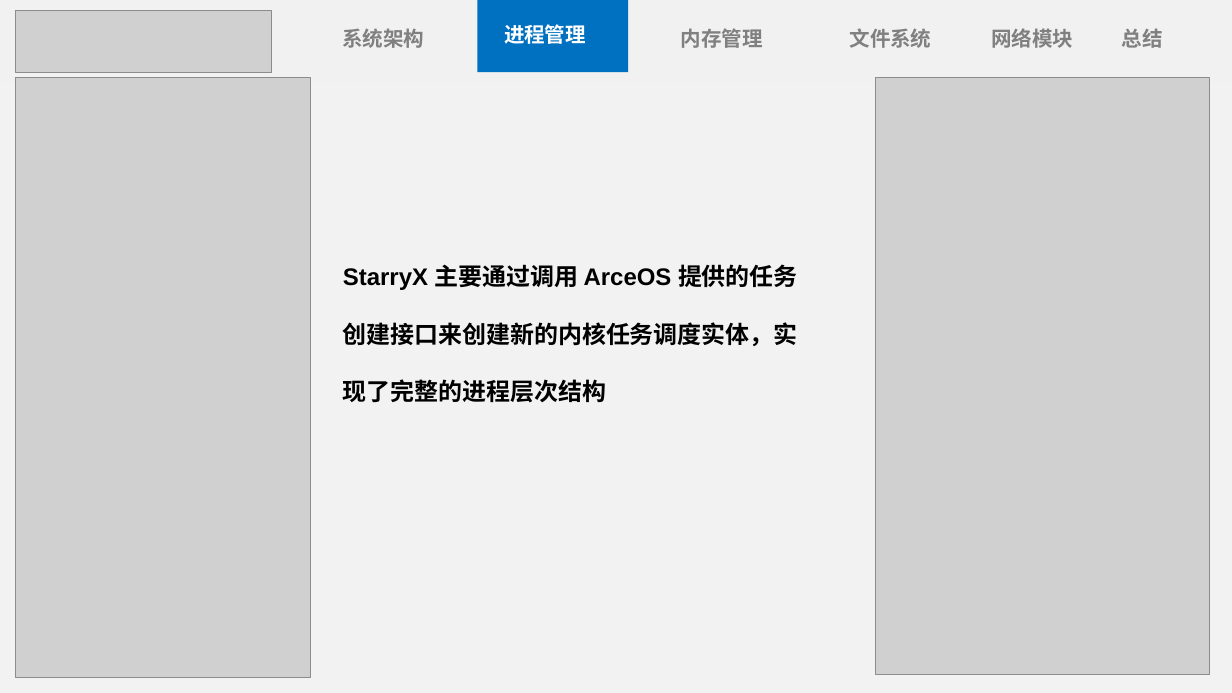
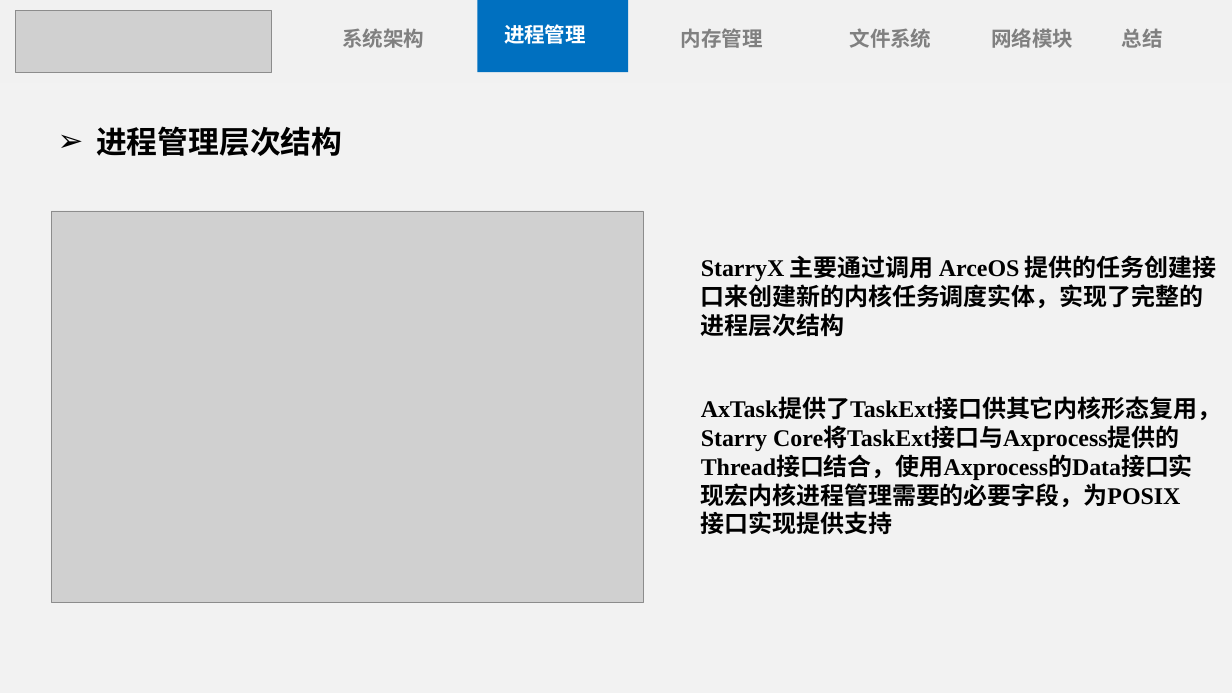
Before and after one commit to Anekoique/StarryX, a slide deck: slide 10 of docs/StarryX.pptx (slide 6 before the commit). Drawn at 1232x693 pixels with LibreOffice and Linux fonts; fonts in the diff are those of the drawing; grey boxes stand for pictures. Boxes give left, top, right and bottom in pixels: in the first picture for what was removed or moved away, otherwise in the second. Text is boxed around its words. In the diff, an @@ line names an element or a change of style, - is before the commit and + after.

```diff
--- a/docs/StarryX.pptx
+++ b/docs/StarryX.pptx
@@ picture removed at (x1=15, y1=77, x2=310, y2=677) @@
@@ picture removed at (x1=875, y1=77, x2=1209, y2=674) @@
@@ text added at (x1=96, y1=126, x2=342, y2=156), 36 pt, text #000000, bold @@
+➢ 进程管理层次结构
@@ picture added at (x1=52, y1=211, x2=644, y2=602) @@
@@ text at (x1=701, y1=255, x2=1216, y2=337): text changed; font Arial to Noto Sans CJK SC @@
-StarryX 主要通过调用 ArceOS 提供的任务
-创建接口来创建新的内核任务调度实体，实
-现了完整的进程层次结构
+StarryX 主要通过调用 ArceOS 提供的任务创建接口来创建新的内核任务调度实体，实现了完整的进程层次结构
@@ text added at (x1=701, y1=398, x2=1222, y2=507), 28 pt, text #000000, bold @@
+AxTask提供了TaskExt接口供其它内核形态复用，Starry Core将TaskExt接口与Axprocess提供的Thread接口结合，使用Axprocess的Data接口实现宏内核进程管理需要的必要字段，为POSIX接口实现提供支持
```
Also in this commit, not shown: 18 other slides changed, 3 slides added, 1 slide removed, 3 other files.
